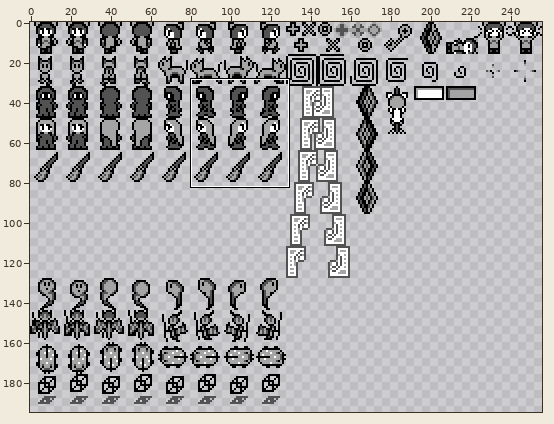
One commit to this sprite sheet: aspectlegend/images/alt/4-objects.png. The picture above shows the old version from afar; the outline marks the close-up.
Close-up. Before the commit:
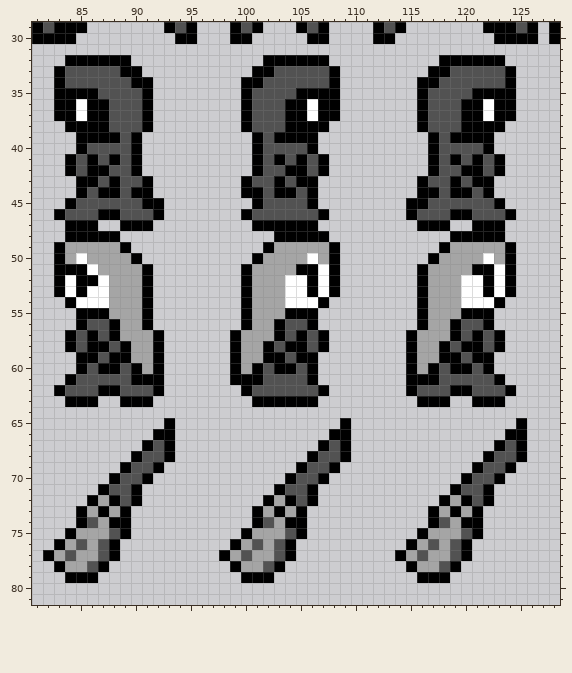
The file is 256x256 pixels. Shown: x 81..128, y 29..81. The wide view leaves out empty margins. The commit also changed other parts of the picture, which this record leaves out.
New version:
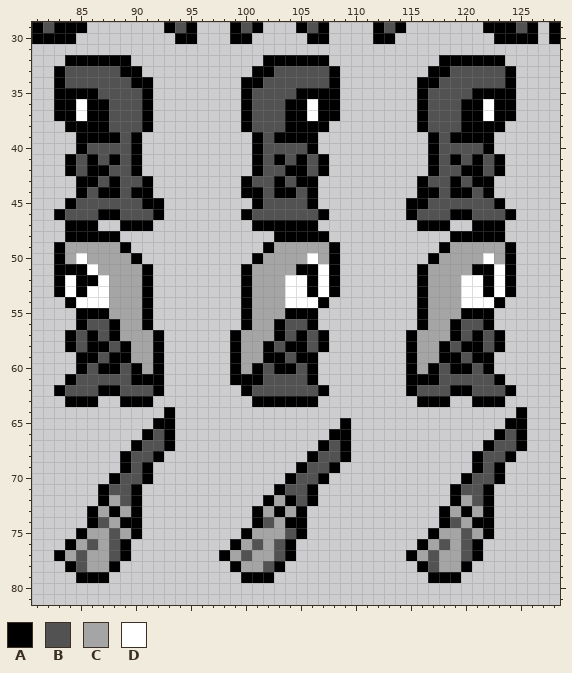
Palette (. is transparent): A #000000  B #525252  C #a5a5a5  D #ffffff
Changes in this commit:
Colour A now appears in row 64 at x 93 and 125; in row 65 at x 92 and 124; in row 66 at x 91 and 123; in row 67 at x 90 and 122; in row 68 at x 89 and 121; in rows 73 to 75 at x 90 and 122.
Colour A now appears in rows 76 to 77 at x 89 and 121; in row 78 at x 88 and 120; in row 79 at x 87 and 119.
The author changed colour B to colour A in row 68 at x 92 and 124; in row 69 at x 91 and 123; in row 74 at x 86 and 118.
The author changed colour C to colour A in row 72 at x 87 and 119; in row 73 at x 86, 88, 118 and 120; in row 75 at x 85 and 117; in row 76 at x 84 and 116; in row 77 at x 83 and 115; in row 78 at x 84 and 116.
The author changed colour A to colour B in row 66 at x 92 and 124; in row 67 at x 91 and 123; in row 68 at x 90 and 122; in rows 76 to 77 at x 88 and 120.
The author changed colour C to colour B in row 74 at x 87 and 119; in row 76 at x 86 and 118; in rows 77 to 78 at x 85 and 117.
The author changed colour A to colour C in row 72 at x 88 and 120; in row 73 at x 87, 89, 119 and 121; in row 74 at x 88 and 120; in row 75 at x 89 and 121; in row 78 at x 87 and 119.
The author changed colour B to colour C in row 76 at x 85, 87, 117 and 119; in row 77 at x 84, 87, 116 and 119; in row 78 at x 86 and 118.
Colour A is removed in row 68 at x 93 and 125; in row 69 at x 92 and 124; in row 72 at x 86 and 118; in rows 73 to 74 at x 85 and 117; in row 75 at x 84 and 116; in row 76 at x 83 and 115.
Colour A is removed in row 77 at x 82 and 114; in row 78 at x 83 and 115; in row 79 at x 84 and 116.
Where, in picture pixels (left, top, right, bottom), the same in both close-ups:
changed: (43, 407, 175, 583)
changed: (395, 407, 527, 583)
